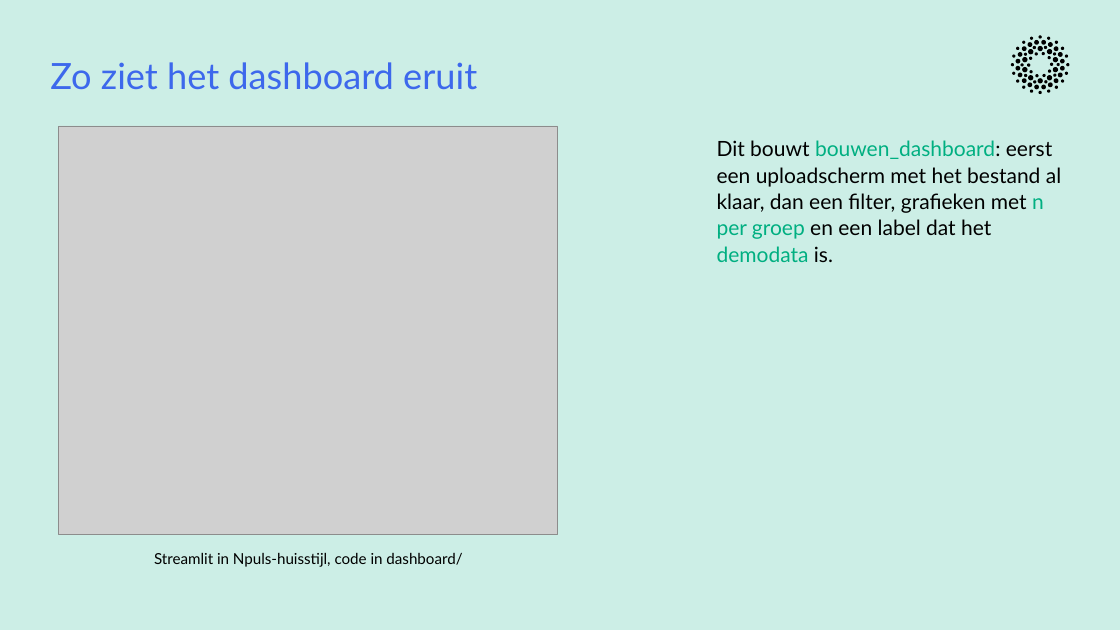
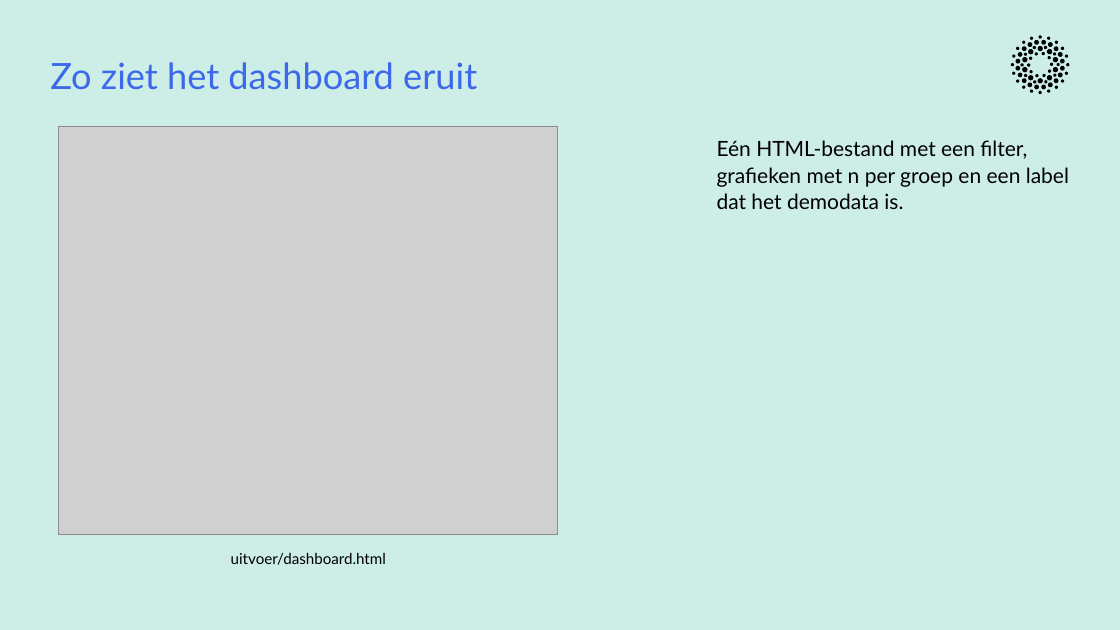
Before and after one commit to cedanl/clidev-presentaties, a slide deck: slide 30 of exports/261005_workshop_rad_uitvoering.pptx (slide 33 before the commit). Drawn at 1120x630 pixels with LibreOffice and Linux fonts; fonts in the diff are those of the drawing; grey boxes stand for pictures. Boxes give left, top, right and bottom in pixels: in the first picture for what was removed or moved away, otherwise in the second. Text is boxed around its words. In the diff, an @@ line names an element or a change of style, - is before the commit and + after.

```diff
--- a/exports/261005_workshop_rad_uitvoering.pptx
+++ b/exports/261005_workshop_rad_uitvoering.pptx
@@ text at box(717, 140, 1069, 209): text changed @@
-Dit bouwt bouwen_dashboard: eerst een uploadscherm met het bestand al klaar, dan een filter, grafieken met n per groep en een label dat het demodata is.
+Eén HTML-bestand met een filter, grafieken met n per groep en een label dat het demodata is.
@@ text at box(231, 552, 386, 565): text changed @@
-Streamlit in Npuls-huisstijl, code in dashboard/
+uitvoer/dashboard.html
```
Also in this commit, not shown: 12 other slides changed, 6 slides added, 8 slides removed, 1 other file.
